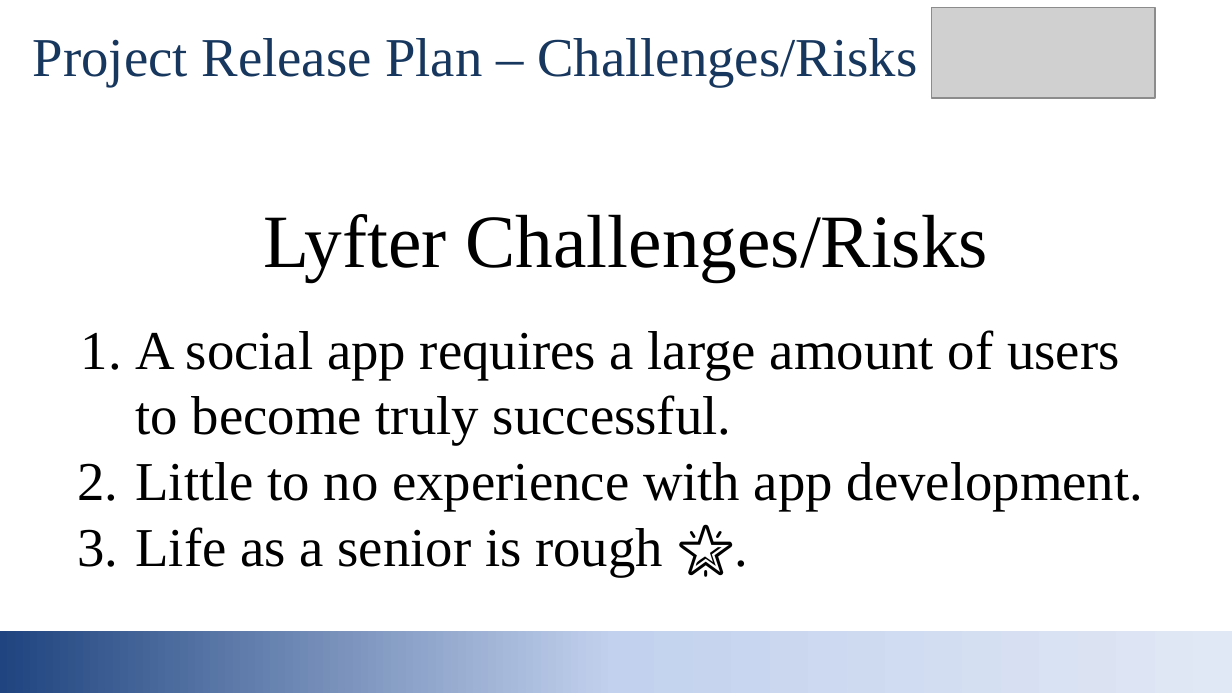
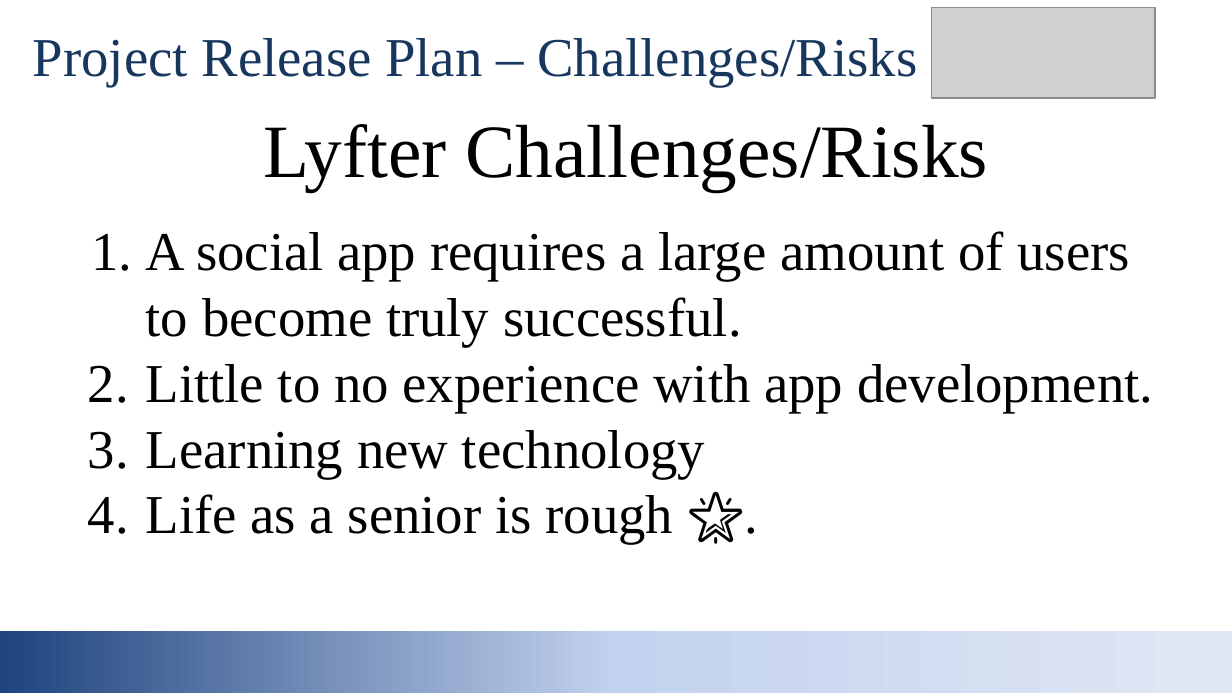
Before and after one commit to calvinklu/lyfter115, a slide deck: slide 8 of CMPS 115 - Lyfter Intro Slides.pptx. Drawn at 1232x693 pixels with LibreOffice and Linux fonts; fonts in the diff are those of the drawing; grey boxes stand for pictures. Boxes give left, top, right and bottom in pixels: in the first picture for what was removed or moved away, otherwise in the second. Text is boxed around its words. In the diff, an @@ line names an element or a change of style, - is before the commit and + after.

```diff
--- a/CMPS 115 - Lyfter Intro Slides.pptx
+++ b/CMPS 115 - Lyfter Intro Slides.pptx
@@ title "Lyfter Challenges/Risks": place and size @@
-title "Lyfter Challenges/Risks" at [263,214,988,282]
+title "Lyfter Challenges/Risks" at [263,124,988,192]
@@ text "A social app requires a ...": place and size @@
-text "A social app requires a ..." at [136,330,1143,577]
+text "A social app requires a ..." at [146,231,1153,544]
@@ text at [146,430,705,478]: paragraph added @@
+3. Learning new technology
```
Also in this commit, not shown: 3 other slides changed.
